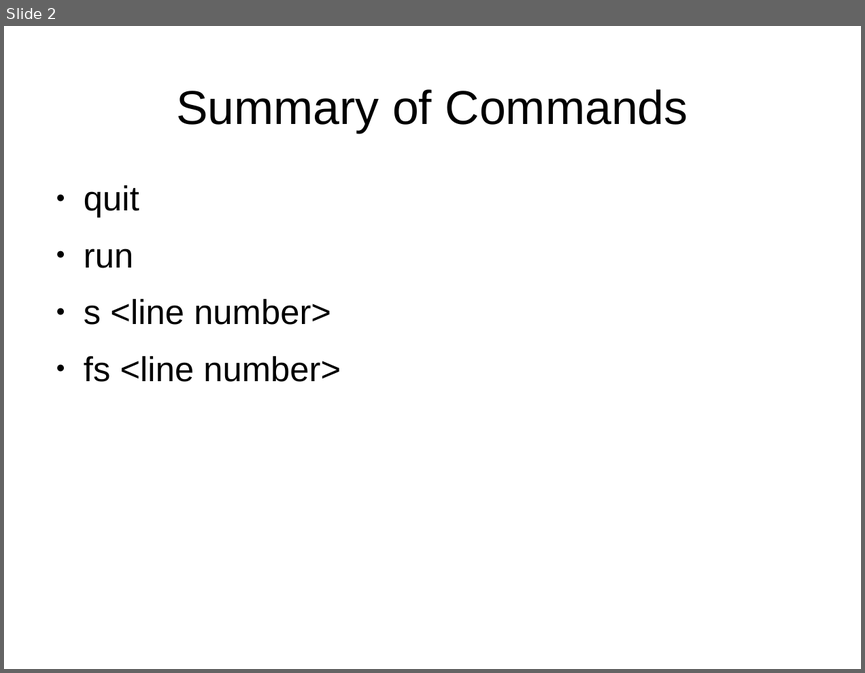
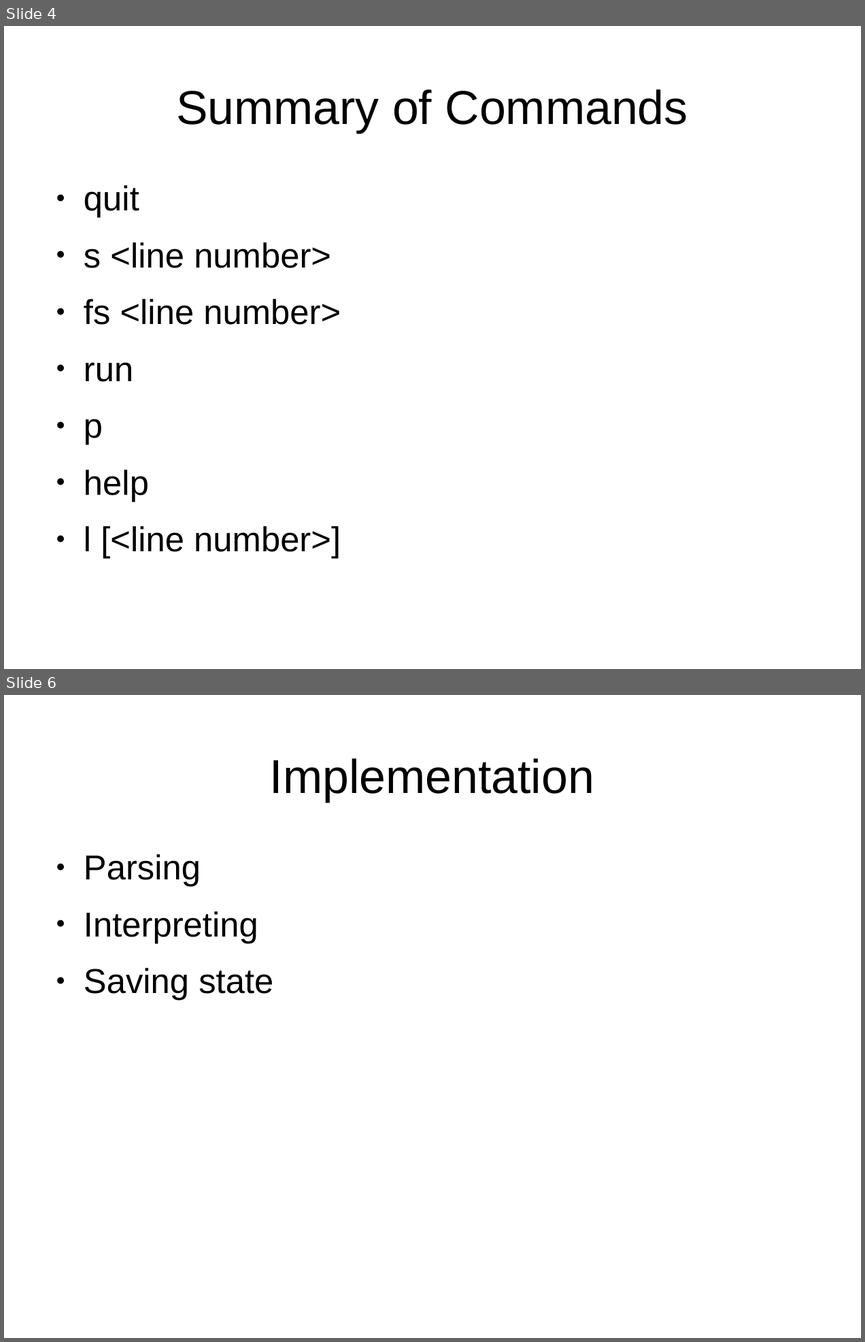
Before and after one commit to dcsommer/CS240H-Final-Project, a slide deck: demo.odp. Shown one above the other, each under a label of ours: slide 2 before the commit, slides 4 and 6 after it; the slides between them are not shown. The pictures are 865x673 and 865x1342 pixels, drawn with LibreOffice and Linux fonts; fonts in the diff are those of the drawing. Boxes give left, top, right and bottom in pixels: in the first picture for what was removed or moved away, otherwise in the second. Text is boxed around its words. In the diff, an @@ line names an element or a change of style, - is before the commit and + after.

```diff
--- a/demo.odp
+++ b/demo.odp
@@ slide 6 added at (4,695,861,1338), background #FFFFFF @@
@@ title added at (270,758,594,802), 44 pt, text #000000 @@
+Implementation
@@ text added at (84,854,273,1000), 32 pt, text #000000 @@
+● Parsing
+● Interpreting
+● Saving state
@@ what was slide 2 is now slide 4 @@
@@ slide 4 changed as well @@
@@ text at (84,248,133,268): paragraph removed @@
-● run
@@ text at (84,362,341,558): paragraphs added @@
+● run
+● p
+● help
+● l [<line number>]
```
Also in this commit, not shown: 1 other slide changed, 4 other slides added, 2 other files.
